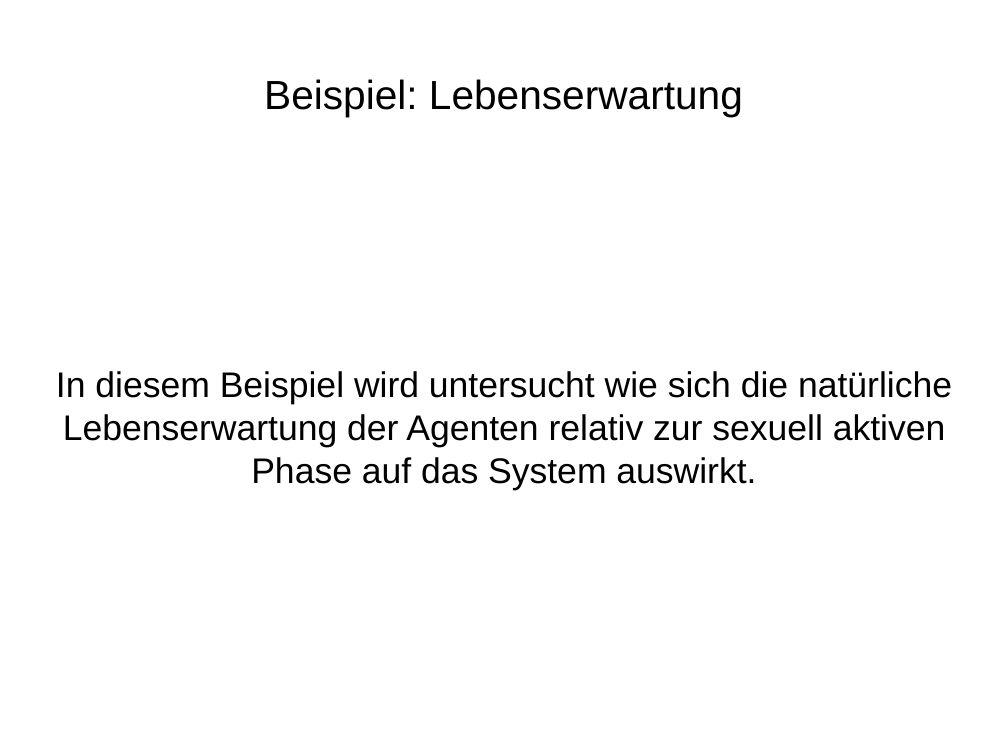
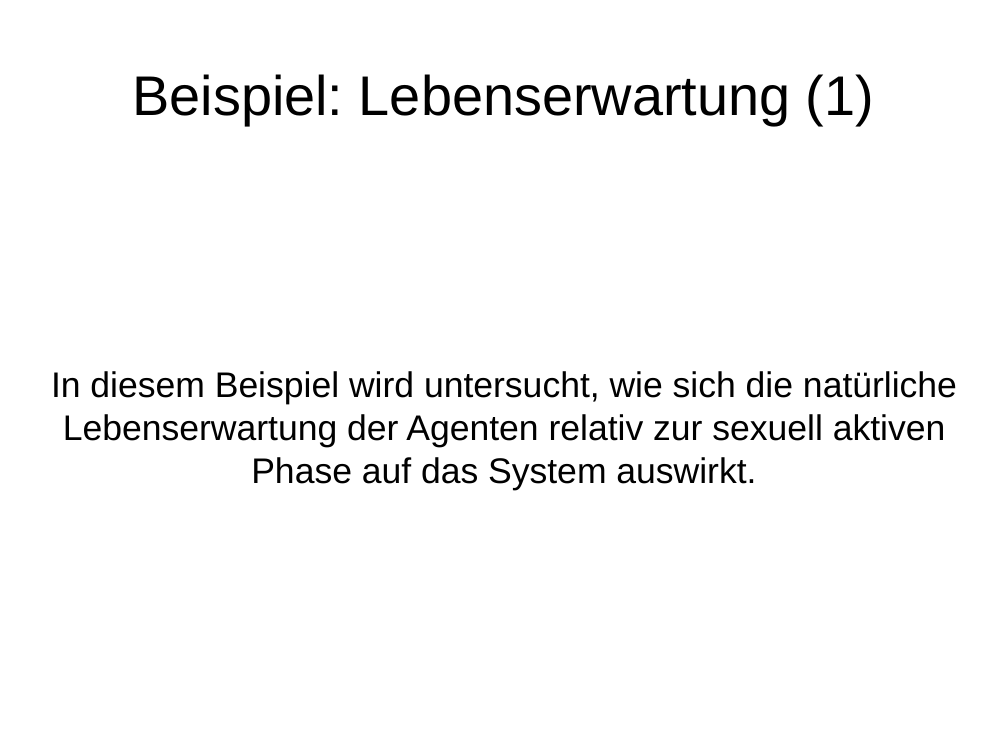
Before and after one commit to wsmirnow/Sugarscape, a slide deck: slide 17 of Presentation/Presentation.odp. Drawn at 1008x756 pixels with LibreOffice and Linux fonts; fonts in the diff are those of the drawing. Boxes give left, top, right and bottom in pixels: in the first picture for what was removed or moved away, otherwise in the second. Text is boxed around its words. In the diff, an @@ line names an element or a change of style, - is before the commit and + after.

```diff
--- a/Presentation/Presentation.odp
+++ b/Presentation/Presentation.odp
@@ title at [132,74,874,125]: text changed; size 32 to 44 pt @@
-Beispiel: Lebenserwartung
+Beispiel: Lebenserwartung (1)
@@ subtitle at [51,371,957,490]: text changed @@
-In diesem Beispiel wird untersucht wie sich die natürliche Lebenserwartung der Agenten relativ zur sexuell aktiven Phase auf das System auswirkt.
+In diesem Beispiel wird untersucht, wie sich die natürliche Lebenserwartung der Agenten relativ zur sexuell aktiven Phase auf das System auswirkt.
```
Also in this commit, not shown: 9 other slides changed, 2 other files.
